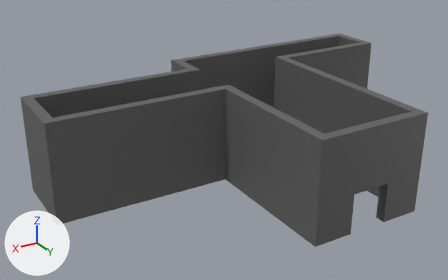
Two versions of the FBX model Game1402_UTP/Assets/DungeonMeshes/D2.fbx, one commit apart.
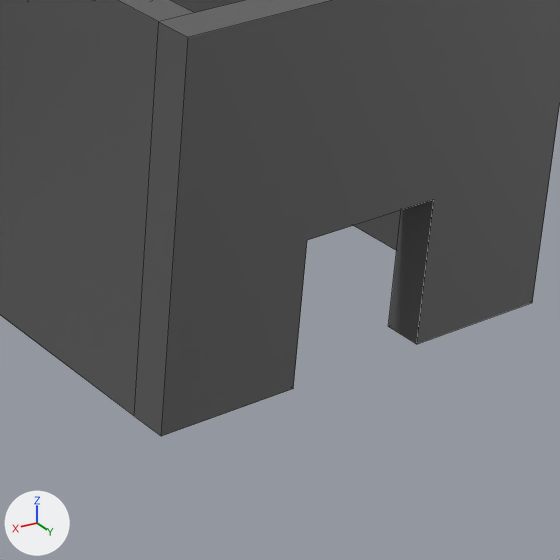
There are two pictures of each version: one whole from a 50 mm camera at (-1.89, 46.04, 14.79) aimed at (-17.0, 20.85, 2.2), one close up on the part from 61% to 94% of the width and 47% to 100% of the height. Arrows for +X, +Y and +Z are at lower left; the lights stay in place. The close-ups show mesh edges as thin lines. Where no turn or scale is listed for an object, it has been applied to the vertices. Vertices at the same position are counted once.

Script lines for the objects in view, before the commit:
```python
me_plane_021 = bpy.data.meshes.new('Plane.021')
me_plane_021.from_pydata(...)  # 52 vertices, 32 faces; spans x -10.3..11.2, y -7.8..5.7, z -2.6..2.4
me_plane_021.materials.append(mat_m_color)  # dark grey #5f5f5f
# before: 0 (-1.8, 5.2, -2.6) at pixel (388, 326), 1 (0.2, 5.2, -2.6), 2 (-1.8, 5.7, -2.6) at pixel (416, 344), 3 (0.2, 5.7, -2.6) at pixel (293, 388), 4 (1.7, 5.2, -2.6)
# before: 6 (2.2, 5.7, -2.6) at pixel (161, 436), 7 (-3.3, 5.2, -2.6), 9 (-3.8, 5.7, -2.6) at pixel (532, 302), 31 (-3.3, 5.2, 2.4), 32 (-3.8, 5.7, 2.4)
# before: 34 (1.7, 5.2, 2.4) at pixel (194, 12), 36 (2.2, 5.7, 2.4) at pixel (188, 37), 48 (-1.8, 5.7, -0.6) at pixel (433, 199), 49 (-1.8, 5.2, -0.6), 50 (0.2, 5.2, -0.6)
# before: 51 (0.2, 5.7, -0.6) at pixel (307, 240)
ob_d2_wall1 = bpy.data.objects.new('D2_Wall1', me_plane_021)
ob_d2_wall1.location = (-19.16, 22.84, 2.59)
```
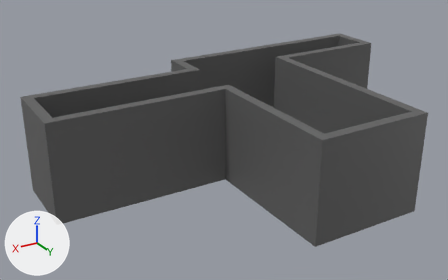
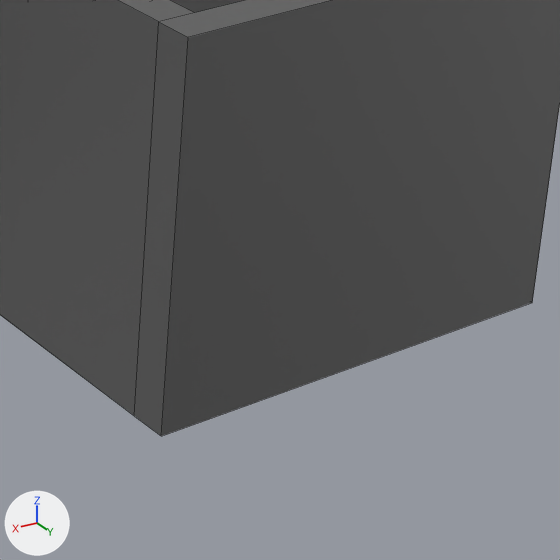
The newer file is also turned or shifted as a whole; pictures and numbers use the older file's frame.

Changed parts and their boxes [x1, y1, x2, y2] in the close-ups (560 x 560 px):
part 1 of me_plane_021, cut back
    both: [289, 199, 436, 390]

The change in detail:
me_plane_021 has 52 vertices, 32 faces and spans x -10.3..11.2, y -7.8..5.7, z -2.6..2.4.
me_plane_021 is used by ob_d2_wall1; location (-19.16, 22.84, 2.59).
Verts and faces of me_plane_021; kept vertices keep their numbers, new ones are numbered from 52.
Part 1, on me_plane_021:
Vertices deleted: 0 to 3, 48 to 51 (with the faces that use them).
New faces: (6, 9, 32, 36), (4, 34, 31, 7).
